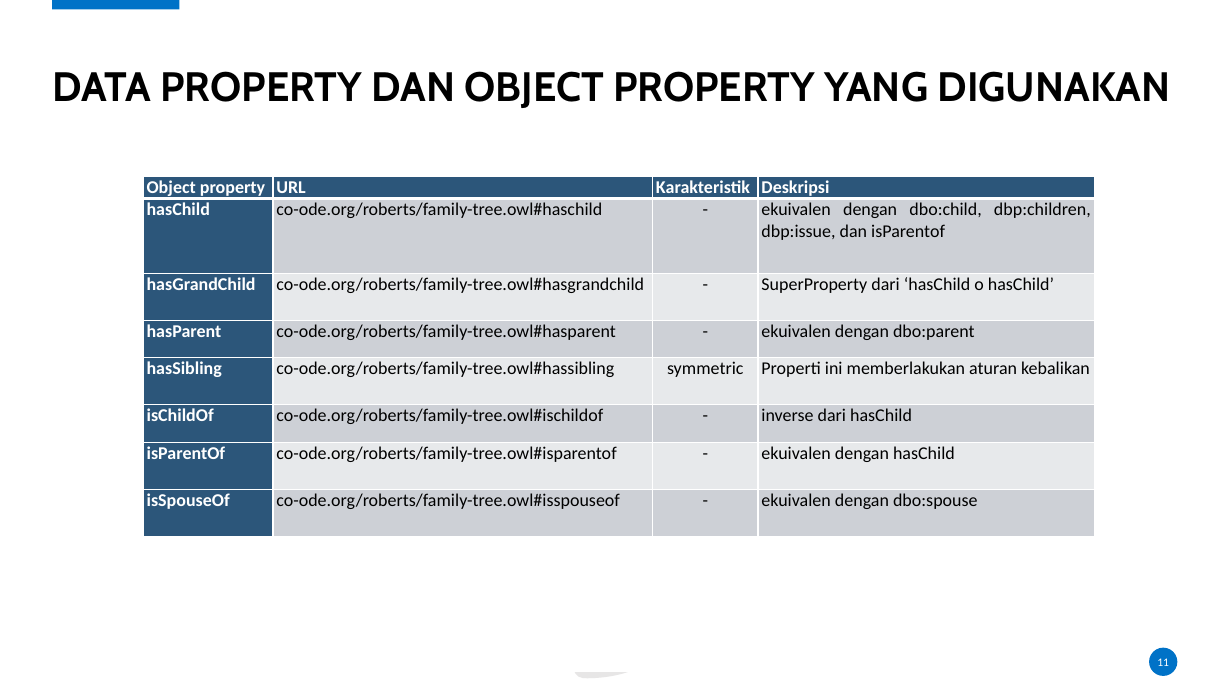
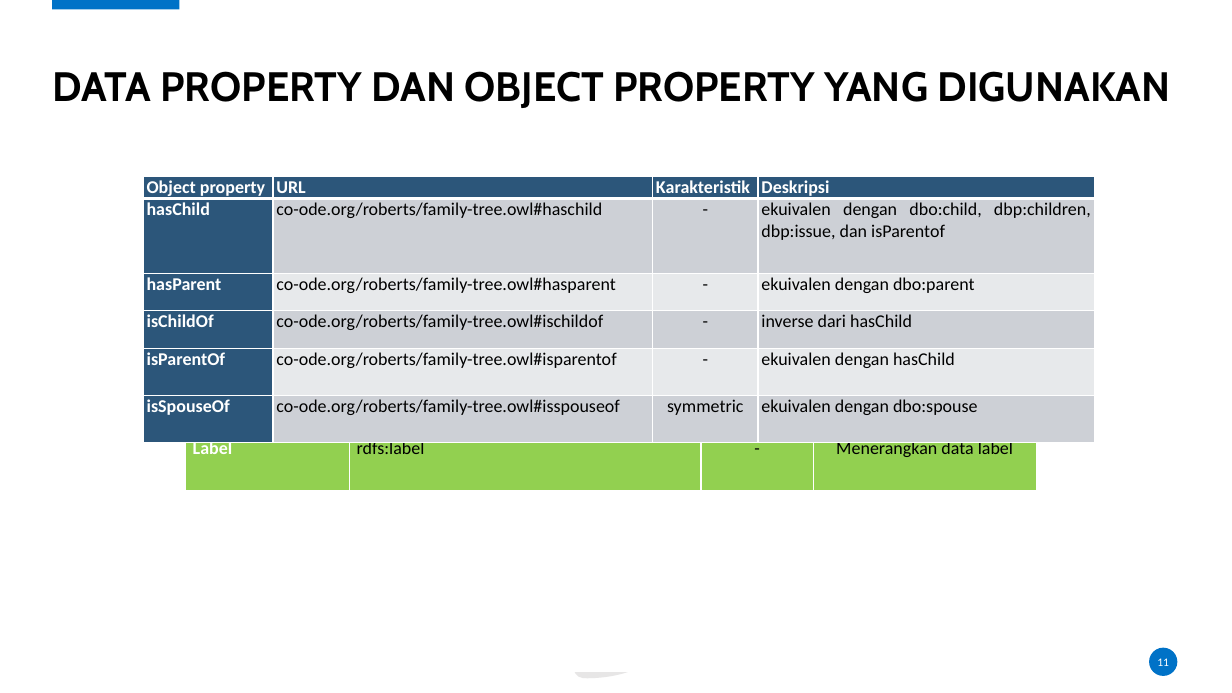
Before and after one commit to karyoutomoo/The-Tree-of-Heroes, a slide deck: slide 11 of 05111540000007-Faiq-Presentasi.pptx. Drawn at 1232x693 pixels with LibreOffice and Linux fonts; fonts in the diff are those of the drawing; background and template pictures are left out. Boxes give left, top, right and bottom in pixels: in the first picture for what was removed or moved away, otherwise in the second. Text is boxed around its words. In the diff, an @@ line names an element or a change of style, - is before the commit and + after.

```diff
--- a/05111540000007-Faiq-Presentasi.pptx
+++ b/05111540000007-Faiq-Presentasi.pptx
@@ table at (x1=143, y1=177, x2=1094, y2=443) @@
-row 3: hasGrandChild | co-ode.org/roberts/family-tree.owl#hasgrandchild | - | SuperProperty dari ‘hasChild o hasChild’
-row 5: hasSibling | co-ode.org/roberts/family-tree.owl#hassibling | symmetric | Properti ini memberlakukan aturan kebalikan
-row 6, column 3: -
+row 6, column 3: symmetric
```
Also in this commit, not shown: 1 other slide changed.
